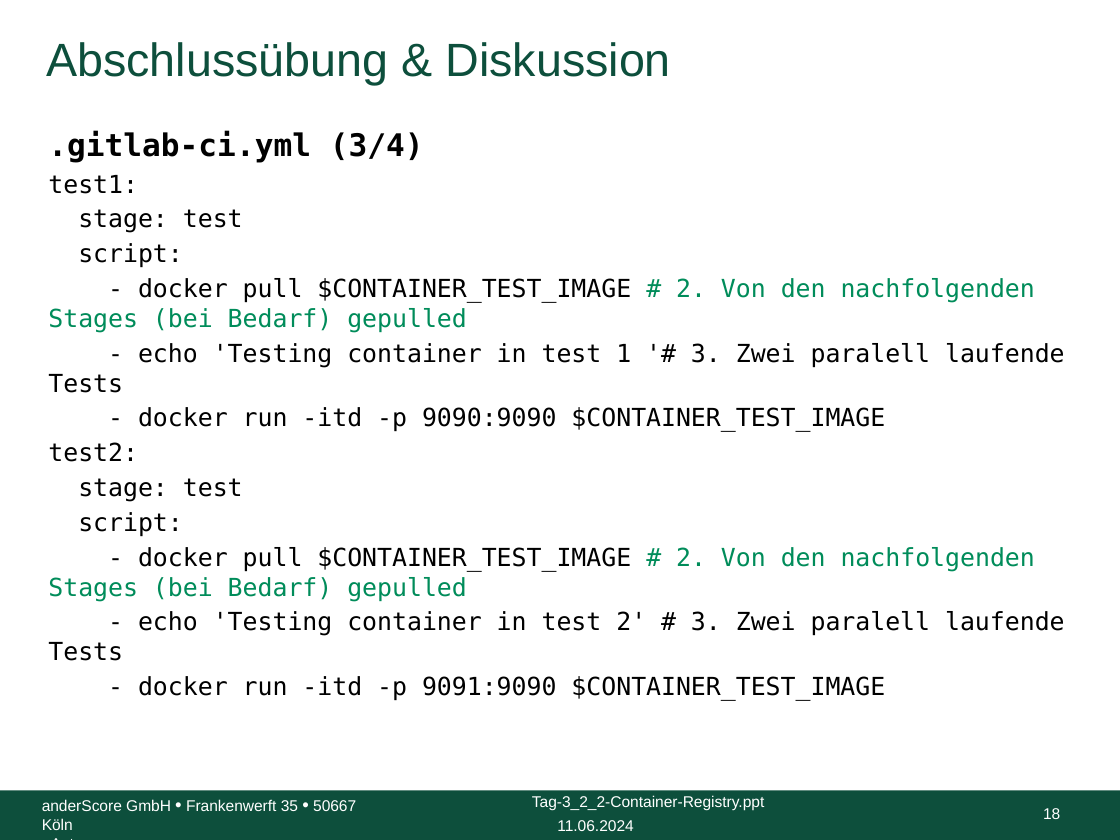
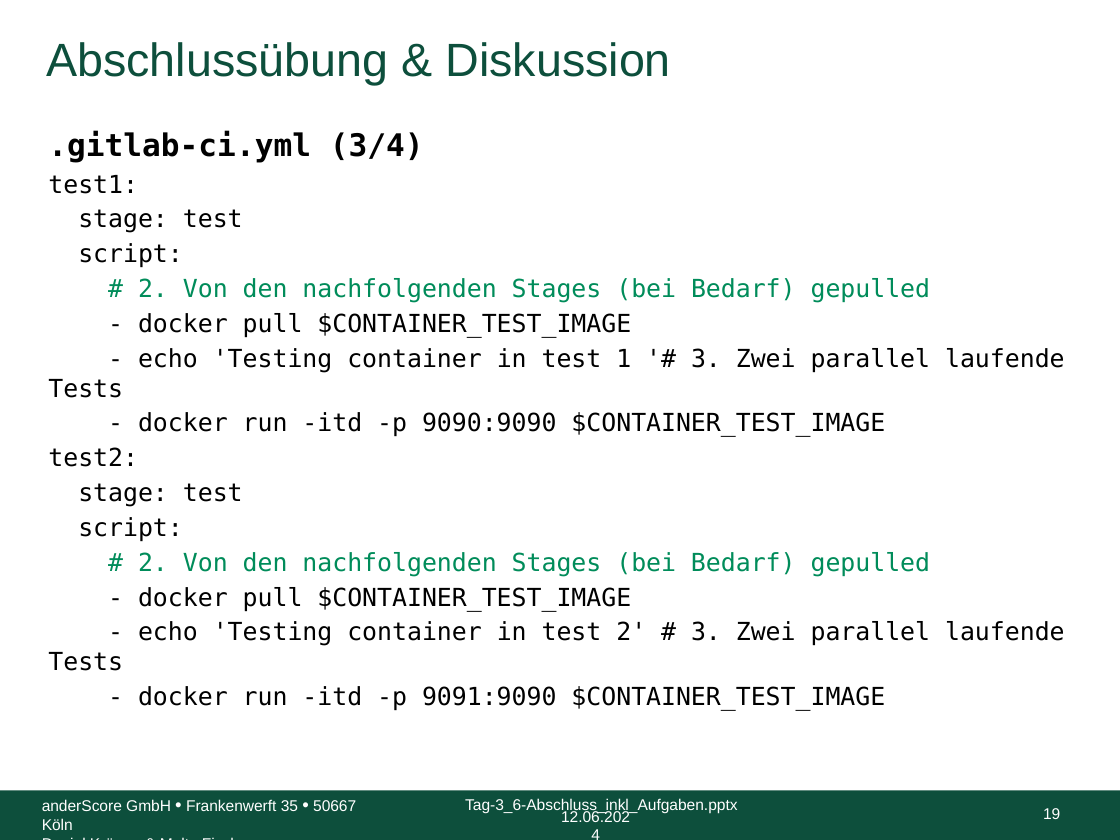
Before and after one commit to anderscore-gmbh/gitlab, a slide deck: slide 19 of slides/Tag-3_6-Abschluss_inkl_Aufgaben.pptx (slide 18 before the commit). Drawn at 1120x840 pixels with LibreOffice and Linux fonts; fonts in the diff are those of the drawing; background and template pictures are left out. Boxes give left, top, right and bottom in pixels: in the first picture for what was removed or moved away, otherwise in the second. Text is boxed around its words. In the diff, an @@ line names an element or a change of style, - is before the commit and + after.

```diff
--- a/slides/Tag-3_6-Abschluss_inkl_Aufgaben.pptx
+++ b/slides/Tag-3_6-Abschluss_inkl_Aufgaben.pptx
@@ text at (48,278,1065,398): text changed @@
-- docker pull $CONTAINER_TEST_IMAGE # 2. Von den nachfolgenden Stages (bei Bedarf) gepulled
-- echo 'Testing container in test 1 '# 3. Zwei paralell laufende Tests
+# 2. Von den nachfolgenden Stages (bei Bedarf) gepulled
+- docker pull $CONTAINER_TEST_IMAGE
+- echo 'Testing container in test 1 '# 3. Zwei parallel laufende Tests
@@ text at (48,552,1065,671): text changed @@
-- docker pull $CONTAINER_TEST_IMAGE # 2. Von den nachfolgenden Stages (bei Bedarf) gepulled
-- echo 'Testing container in test 2' # 3. Zwei paralell laufende Tests
+# 2. Von den nachfolgenden Stages (bei Bedarf) gepulled
+- docker pull $CONTAINER_TEST_IMAGE
+- echo 'Testing container in test 2' # 3. Zwei parallel laufende Tests
@@ text at (42,799,356,830): text changed @@
-<Autor>
+Daniel Krämer & Malte Fischer
@@ text at (465,798,737,813): text changed @@
-Tag-3_2_2-Container-Registry.ppt
+Tag-3_6-Abschluss_inkl_Aufgaben.pptx
@@ text at (561,809,630,822): text changed @@
-11.06.2024
+12.06.2024
@@ page number at (1043,808,1060,819): text changed @@
-18
+19
```
Also in this commit, not shown: 17 other slides changed, 2 slides added, 1 slide removed, 2 other files.
